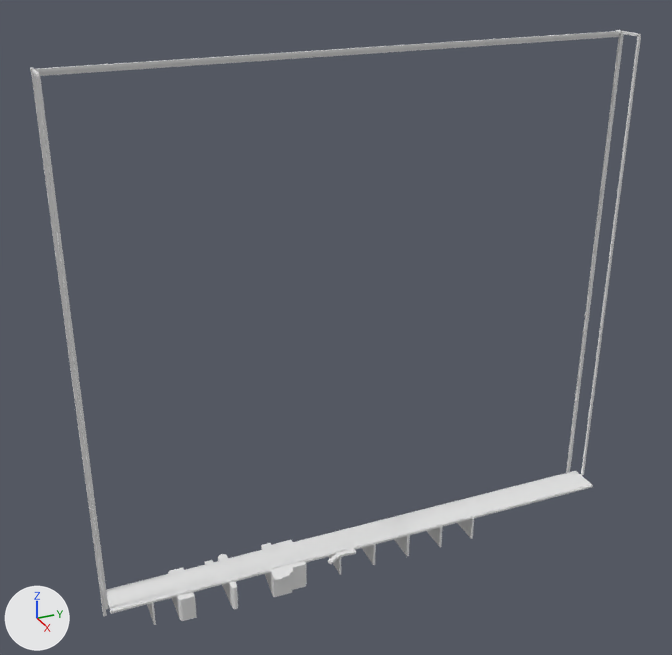
Before and after pictures for a commit that changed the glTF model models/waddinxveen/waddinxveen-coenecoopbrug-2/waddinxveen-coenecoopbrug-2.glb.
One viewpoint serves both versions: a 50 mm camera at (279.0, -140.0, 236.0) aimed at (-7.0, -12.0, 93.0). Lighting does not change. The marker at lower left points along +X, +Y and +Z. The picture after the commit comes second. Vertices at exactly the same position are counted once.

Before the edit, the objects in view are built like this:
```python
ob_building_balans = bpy.data.objects.new('building:balans', me_balans)
ob_building_balans.location = (0.0, 0.0, 0.0)
ob_building_balans_2 = bpy.data.objects.new('building:balans 2', me_balans_2)
ob_building_balans_2.location = (0.0, 0.0, 0.0)
ob_building_contragewicht = bpy.data.objects.new('building:contragewicht', me_contragewicht)
ob_building_contragewicht.location = (0.0, 0.0, 0.0)
ob_building_hamei = bpy.data.objects.new('building:hamei', me_hamei)
ob_building_hamei.location = (0.0, 0.0, 0.0)
ob_building_hamei_2 = bpy.data.objects.new('building:hamei 2', me_hamei_2)
ob_building_hamei_2.location = (0.0, 0.0, 0.0)
ob_building_hangstang = bpy.data.objects.new('building:hangstang', me_hangstang)
ob_building_hangstang.location = (0.0, 0.0, 0.0)
ob_building_hangstang_2 = bpy.data.objects.new('building:hangstang 2', me_hangstang_2)
ob_building_hangstang_2.location = (0.0, 0.0, 0.0)
ob_building_portaal = bpy.data.objects.new('building:portaal', me_portaal)
ob_building_portaal.location = (0.0, 0.0, 0.0)
ob_road_fietspad = bpy.data.objects.new('road:fietspad', me_fietspad)
ob_road_fietspad.location = (0.0, 0.0, 0.0)
# also in view: 'road:rijbaan regionale weg 3' at (-2.0, 32.0, 1.0); 'road:dek 3' at (0.0, 0.0, 0.0); 'road:rijbaan regionale weg' at (-5.0, -83.0, 1.0)
```
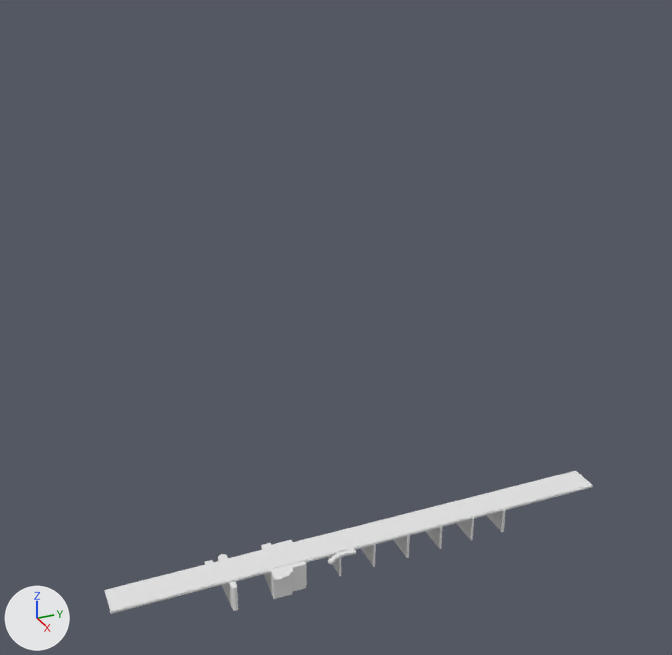
The newer file is also turned or shifted as a whole; pictures and numbers use the older file's frame.

Edits to the bpy script that builds the scene:
```text
Change me_sloof_2:
    remove me_sloof_2.from_pydata(...)  # 16 vertices, 28 faces; spans x 4.17..6.35, y -78.22..-75.37, z -10.0..0.13
    add me_sloof_2.from_pydata(...)  # 18 vertices, 32 faces; spans x -11.11..6.81, y -59.8..-58.13, z -10.83..0.13
    me_sloof_2 part 1: 16 vertices removed from x 4.17..6.35, y -78.22..-75.37, z -10.0..0.13
    other edits to the shape of me_sloof_2 do not show in these pictures
Change me_sloof_3:
    remove me_sloof_3.from_pydata(...)  # 42 vertices, 80 faces; spans x -11.9..6.2, y -81.5..-77.7, z -10.0..0.1
    add me_sloof_3.from_pydata(...)  # 28 vertices, 52 faces; spans x 4.6..8.1, y -61.4..-59.2, z -10.8..0.1
    me_sloof_3 part 3: 42 vertices removed from x -11.9..6.2, y -81.5..-77.7, z -10.0..0.1
    other edits to the shape of me_sloof_3 do not show in these pictures
Change me_pijler:
    remove me_pijler.from_pydata(...)  # 8 vertices, 12 faces; spans x -9.98..3.73, y -91.15..-90.01, z -10.0..0.13
    add me_pijler.from_pydata(...)  # 42 vertices, 80 faces; spans x -11.75..7.42, y -60.61..-58.55, z -10.83..0.13
    me_pijler part 2: 8 vertices removed from x -9.98..3.73, y -91.15..-90.01, z -10.0..0.13
    other edits to the shape of me_pijler do not show in these pictures
Change me_pijler_2:
    remove me_pijler_2.from_pydata(...)  # 24 vertices, 44 faces; spans x -10.8..5.4, y -80.0..-75.8, z -10.0..0.1
    add me_pijler_2.from_pydata(...)  # 18 vertices, 32 faces; spans x -6.7..7.0, y 14.1..15.6, z -10.8..0.1
    me_pijler_2 part 4: 24 vertices removed from x -10.8..5.4, y -80.0..-75.8, z -10.0..0.1
    me_pijler_2 part 5: 18 vertices added at x -6.7..7.0, y 14.1..15.6, z -10.8..0.1
Change me_pijler_5:
    remove me_pijler_5.from_pydata(...)  # 18 vertices, 32 faces; spans x -6.21..7.51, y 29.52..30.65, z -10.0..0.13
    add me_pijler_5.from_pydata(...)  # 16 vertices, 28 faces; spans x -5.29..8.44, y 59.62..61.07, z -10.83..0.13
    me_pijler_5 part 6: 16 vertices added at x -5.29..8.44, y 59.62..61.07, z -10.83..0.13
    other edits to the shape of me_pijler_5 do not show in these pictures
Remove ob_building_hamei:
    ob_building_hamei = bpy.data.objects.new('building:hamei', me_hamei)
Remove ob_building_hamei_2:
    ob_building_hamei_2 = bpy.data.objects.new('building:hamei 2', me_hamei_2)
Remove ob_building_portaal:
    ob_building_portaal = bpy.data.objects.new('building:portaal', me_portaal)
Remove ob_building_balans:
    ob_building_balans = bpy.data.objects.new('building:balans', me_balans)
Remove ob_building_hangstang:
    ob_building_hangstang = bpy.data.objects.new('building:hangstang', me_hangstang)
Remove ob_building_balans_2:
    ob_building_balans_2 = bpy.data.objects.new('building:balans 2', me_balans_2)
Remove ob_building_hangstang_2:
    ob_building_hangstang_2 = bpy.data.objects.new('building:hangstang 2', me_hangstang_2)
Remove ob_building_contragewicht:
    ob_building_contragewicht = bpy.data.objects.new('building:contragewicht', me_contragewicht)
```

Changed parts and their boxes [x1, y1, x2, y2] in the pictures (672 x 655 px):
'building:hamei 2', deleted: before [31, 69, 107, 616]
'building:contragewicht', deleted: before [38, 34, 619, 76]
'building:portaal', deleted: before [36, 31, 621, 72]
'building:hamei', deleted: before [566, 31, 624, 473]
'building:hangstang 2', deleted: before [37, 76, 109, 609]
'building:hangstang', deleted: before [581, 35, 641, 475]
'building:sloof 3', reshaped (59% narrower, 45% shorter): before [168, 569, 189, 621]; after [230, 583, 238, 611]
'building:pijler 5', reshaped (24% wider, 10% taller): before [427, 527, 443, 547]; after [486, 510, 506, 532]
'building:pijler 2', reshaped (19% narrower, 17% shorter): before [172, 569, 192, 597]; after [394, 535, 410, 558]
'building:sloof 2', reshaped (not visible afterwards): before [187, 593, 197, 619]
'building:pijler', reshaped: before [147, 603, 156, 625]; after [220, 556, 237, 587]
'building:balans', deleted: before [616, 30, 640, 36]
'building:balans 2', deleted: before [30, 68, 40, 77]
part 2 of me_pijler, deleted: before [147, 603, 156, 625]
part 3 of me_sloof_3, deleted: before [168, 569, 189, 621]
part 4 of me_pijler_2, deleted: before [172, 569, 192, 597]
part 5 of me_pijler_2, added: after [394, 535, 410, 558]
part 6 of me_pijler_5, added: after [486, 510, 506, 532]
